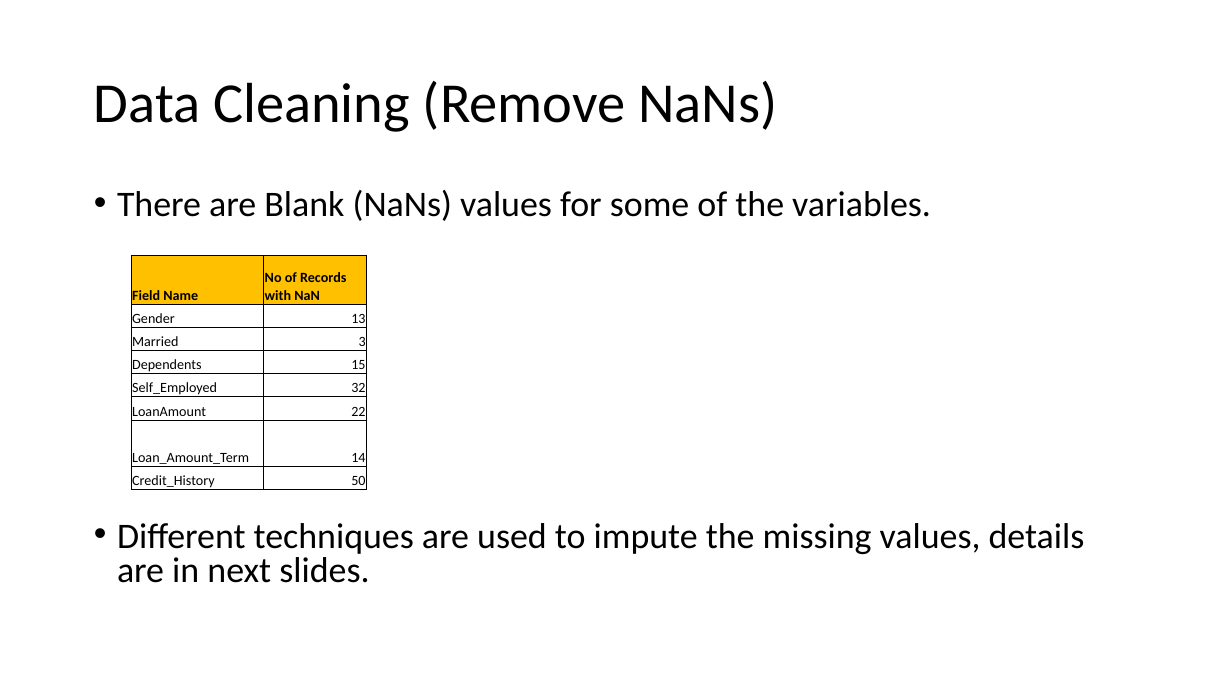
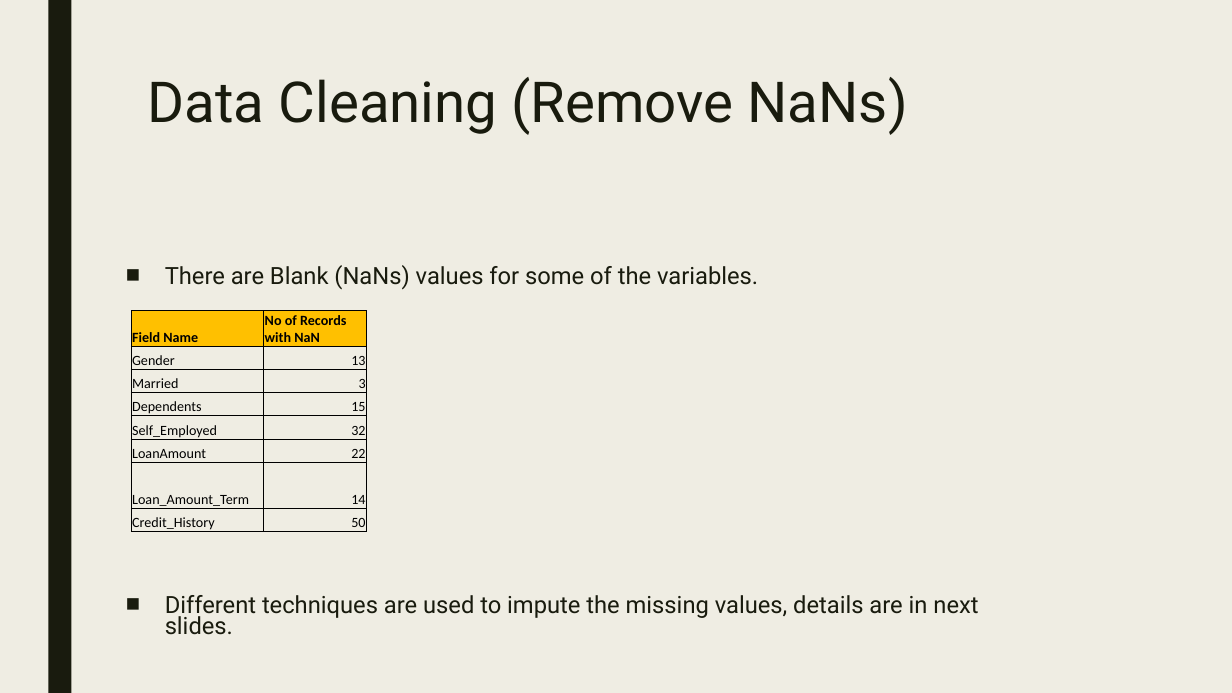
Before and after one commit to krisgop2010/Analytics, a slide deck: slide 7 of HomeLoanAnalytics/HomeLoanAnalytics.pptx. Drawn at 1232x693 pixels with LibreOffice and Linux fonts; fonts in the diff are those of the drawing. Boxes give left, top, right and bottom in pixels: in the first picture for what was removed or moved away, otherwise in the second. Text is boxed around its words. In the diff, an @@ line names an element or a change of style, - is before the commit and + after.

```diff
--- a/HomeLoanAnalytics/HomeLoanAnalytics.pptx
+++ b/HomeLoanAnalytics/HomeLoanAnalytics.pptx
@@ background #FFFFFF to #EFEDE3 @@
@@ rectangle added at (48,0,71,693), fill #191B0E @@
@@ title "Data Cleaning (Remove NaNs)": place and size @@
-title "Data Cleaning (Remove NaNs)" at (94,81,777,132)
+title "Data Cleaning (Remove NaNs)" at (148,77,908,135)
@@ title "Data Cleaning (Remove NaNs)" at (148,77,908,135): font Calibri to Roboto, text colour #000000 to #191B0E; line spacing 0.9 to 0.89; vertical alignment middle to top @@
@@ text "There are Blank (NaNs) values ...": place and size @@
-text "There are Blank (NaNs) values ..." at (117,190,1085,583)
+text "There are Blank (NaNs) values ..." at (165,265,978,635)
@@ text "There are Blank (NaNs) values ..." at (165,265,978,635): size 28 to 18.5 pt, font Calibri to Roboto, text colour #000000 to #191B0E; bullet • to ■; line spacing 0.8 to 0.74; more space between paragraphs @@
@@ table: place and size @@
-table at (131,256,367,492)
+table at (131,311,367,534)
```
Also in this commit, not shown: 20 other slides changed, 2 slides added, 1 slide removed, 2 other files.
